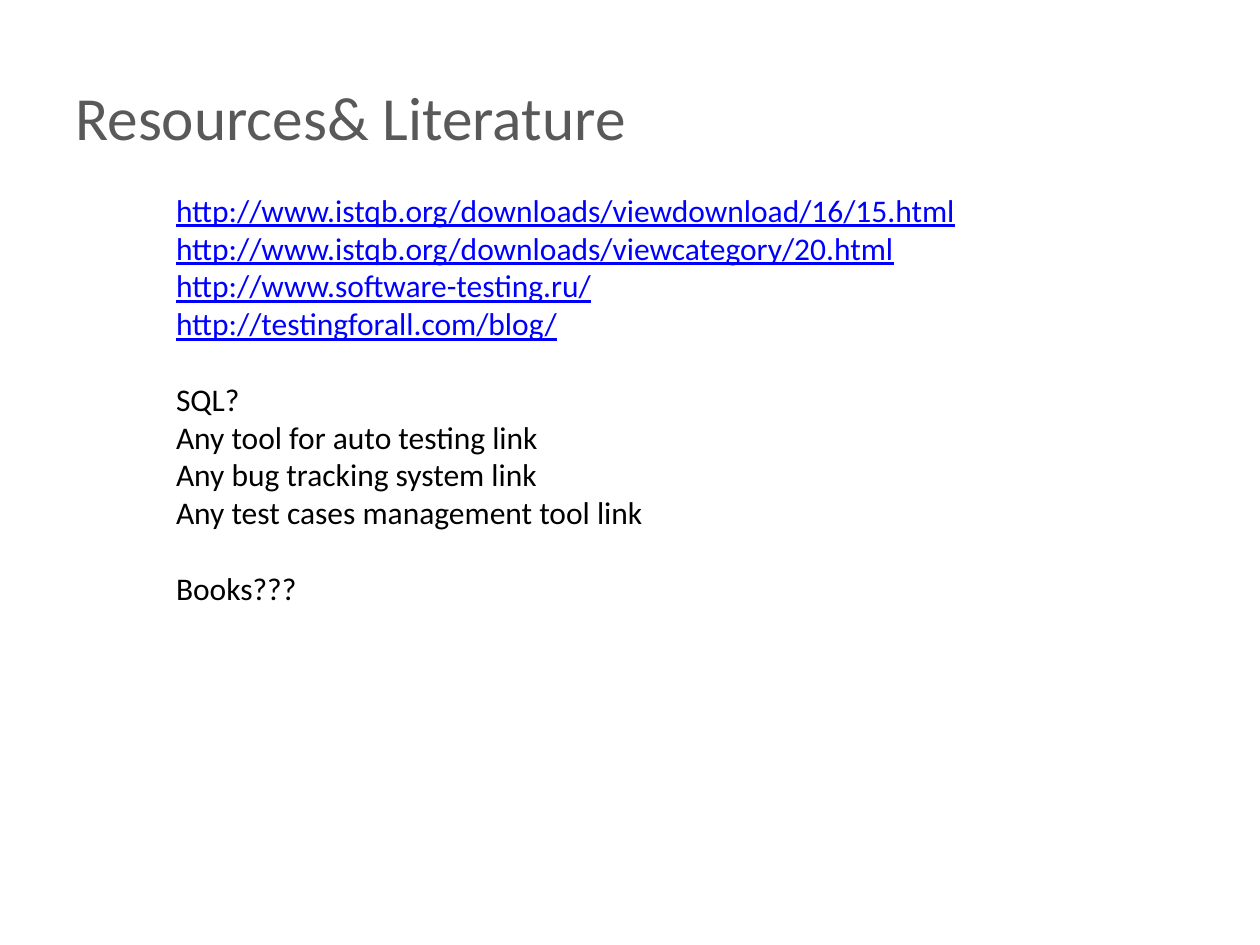
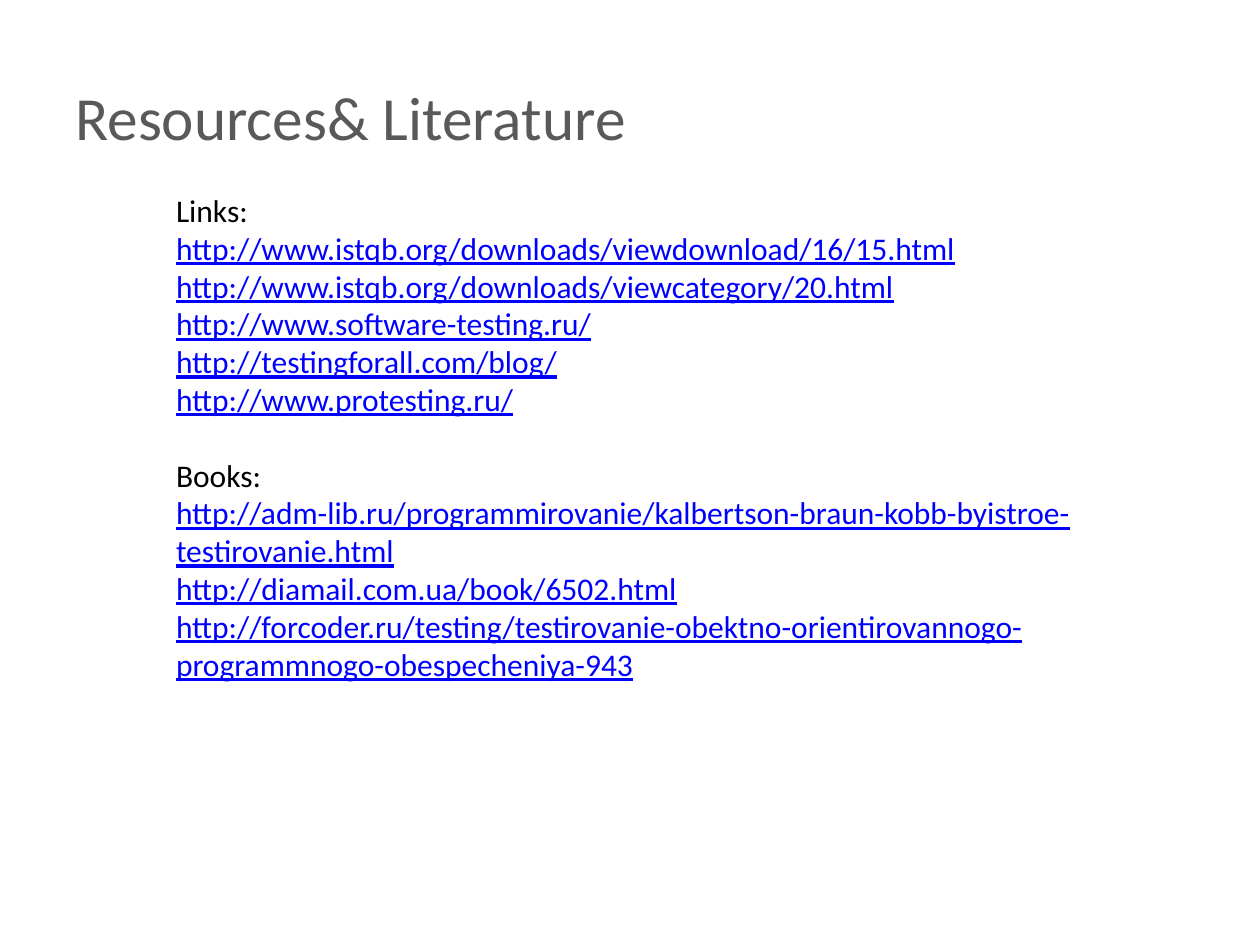
Before and after one commit to BigRacer/swtesting, a slide deck: slide 5 of inna/Занятие 1.pptx (slide 4 before the commit). Drawn at 1260x945 pixels with LibreOffice and Linux fonts; fonts in the diff are those of the drawing; background and template pictures are left out. Boxes give left, top, right and bottom in pixels: in the first picture for what was removed or moved away, otherwise in the second. Text is boxed around its words. In the diff, an @@ line names an element or a change of style, - is before the commit and + after.

```diff
--- a/inna/Занятие 1.pptx
+++ b/inna/Занятие 1.pptx
@@ text at (x1=176, y1=200, x2=248, y2=223): paragraph added @@
+Links:
@@ text at (x1=176, y1=389, x2=1069, y2=682): text changed; text colour #000000 to #0000FF @@
-SQL?
-Any tool for auto testing link
-Any bug tracking system link
-Any test cases management tool link
-Books???
+http://www.protesting.ru/
+Books:
+http://adm-lib.ru/programmirovanie/kalbertson-braun-kobb-byistroe-testirovanie.html
+http://diamail.com.ua/book/6502.html
+http://forcoder.ru/testing/testirovanie-obektno-orientirovannogo-programmnogo-obespecheniya-943
```
Also in this commit, not shown: 1 other slide changed, 1 slide added, 1 other file.
